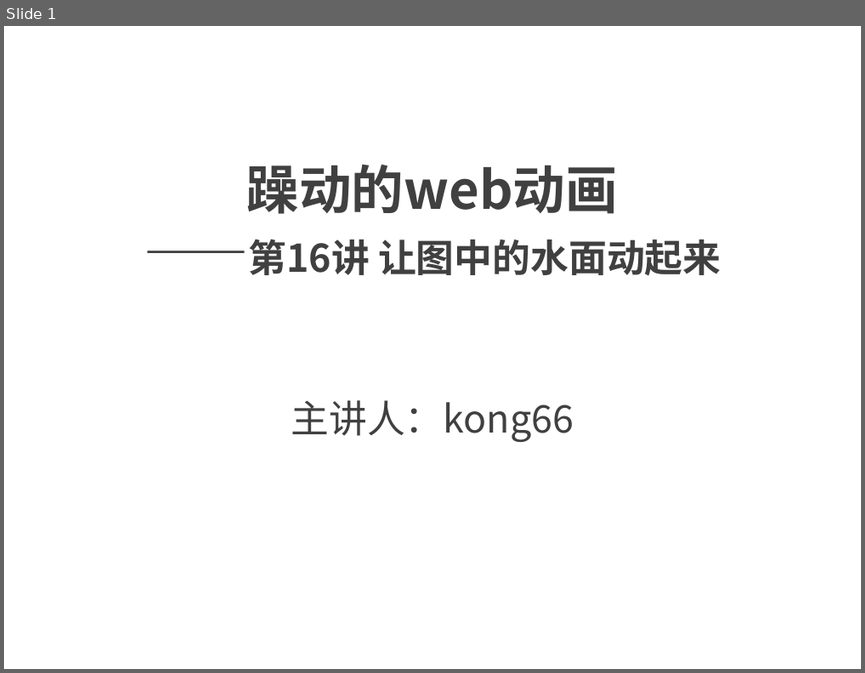
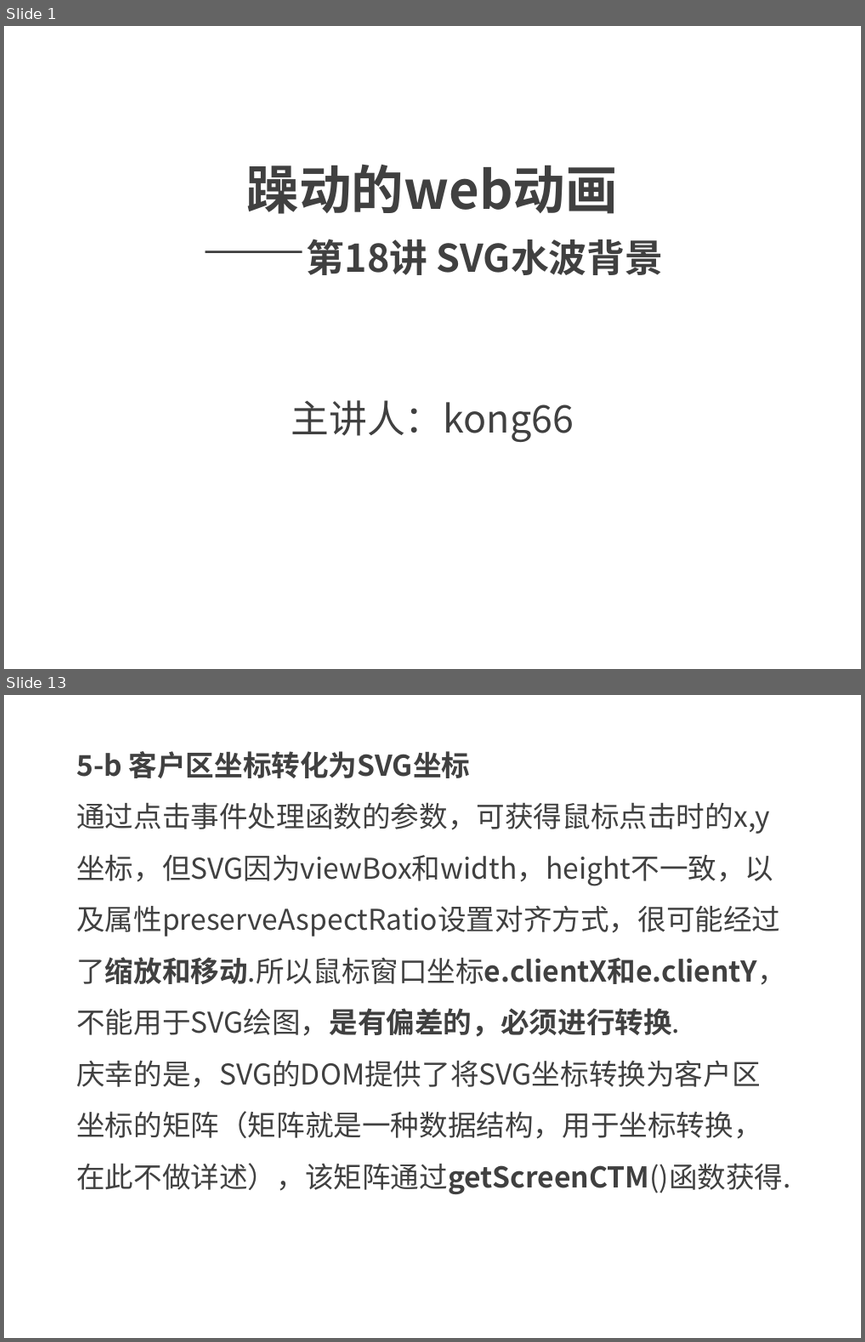
Before and after one commit to kong66/webAni, a slide deck: 18-svg-filter-water-wave/18.pptx. Shown one above the other, each under a label of ours: slide 1 before the commit, slides 1 and 13 after it; the slides between them are not shown. The pictures are 865x673 and 865x1342 pixels, drawn with LibreOffice and Linux fonts; fonts in the diff are those of the drawing. Boxes give left, top, right and bottom in pixels: in the first picture for what was removed or moved away, otherwise in the second. Text is boxed around its words. In the diff, an @@ line names an element or a change of style, - is before the commit and + after.

```diff
--- a/18-svg-filter-water-wave/18.pptx
+++ b/18-svg-filter-water-wave/18.pptx
@@ slide 13 added at (4, 695, 861, 1338), background #FFFFFF @@
@@ text added at (76, 751, 791, 1194), 24 pt, text #404040 @@
+5-b 客户区坐标转化为SVG坐标
+通过点击事件处理函数的参数，可获得鼠标点击时的x,y坐标，但SVG因为viewBox和width，height不一致，以及属性preserveAspectRatio设置对齐方式，很可能经过了缩放和移动.所以鼠标窗口坐标e.clientX和e.clientY，不能用于SVG绘图，是有偏差的，必须进行转换.
+庆幸的是，SVG的DOM提供了将SVG坐标转换为客户区坐标的矩阵（矩阵就是一种数据结构，用于坐标转换，在此不做详述），该矩阵通过getScreenCTM()函数获得.
@@ slide 1 changed as well @@
@@ title at (247, 164, 664, 275): text changed @@
-躁动的web动画
-——第16讲 让图中的水面动起来
+躁动的web动画
+——第18讲 SVG水波背景
```
Also in this commit, not shown: 2 other slides changed, 18 other slides added, 11 slides removed, 7 other files.
